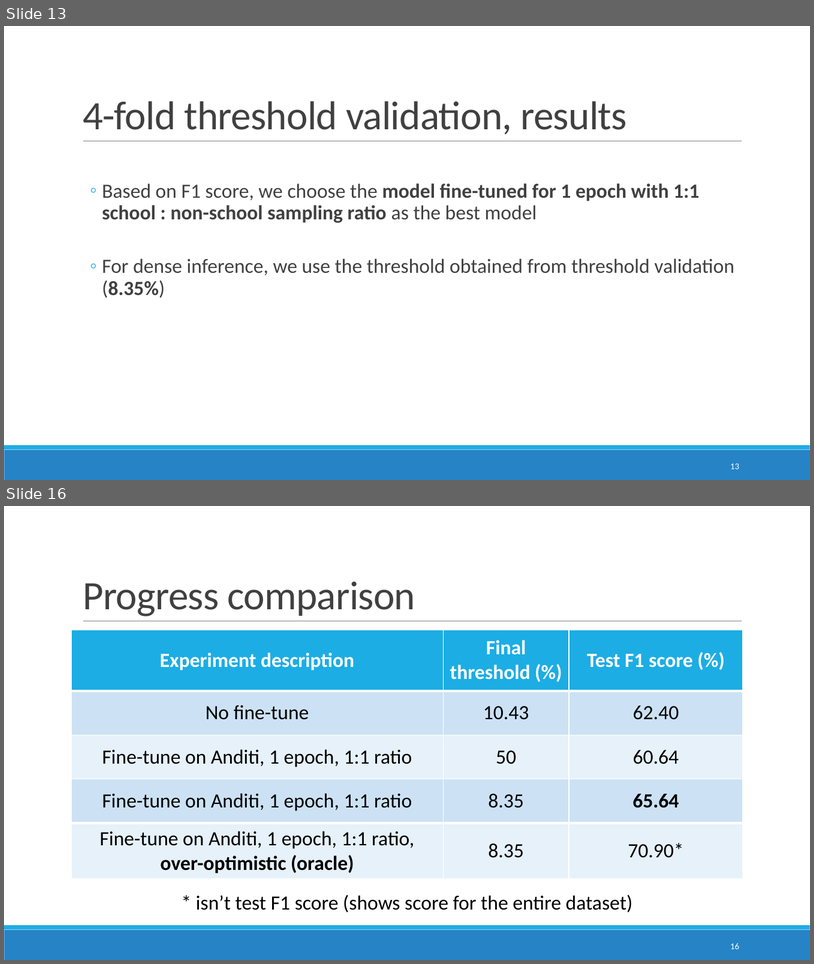
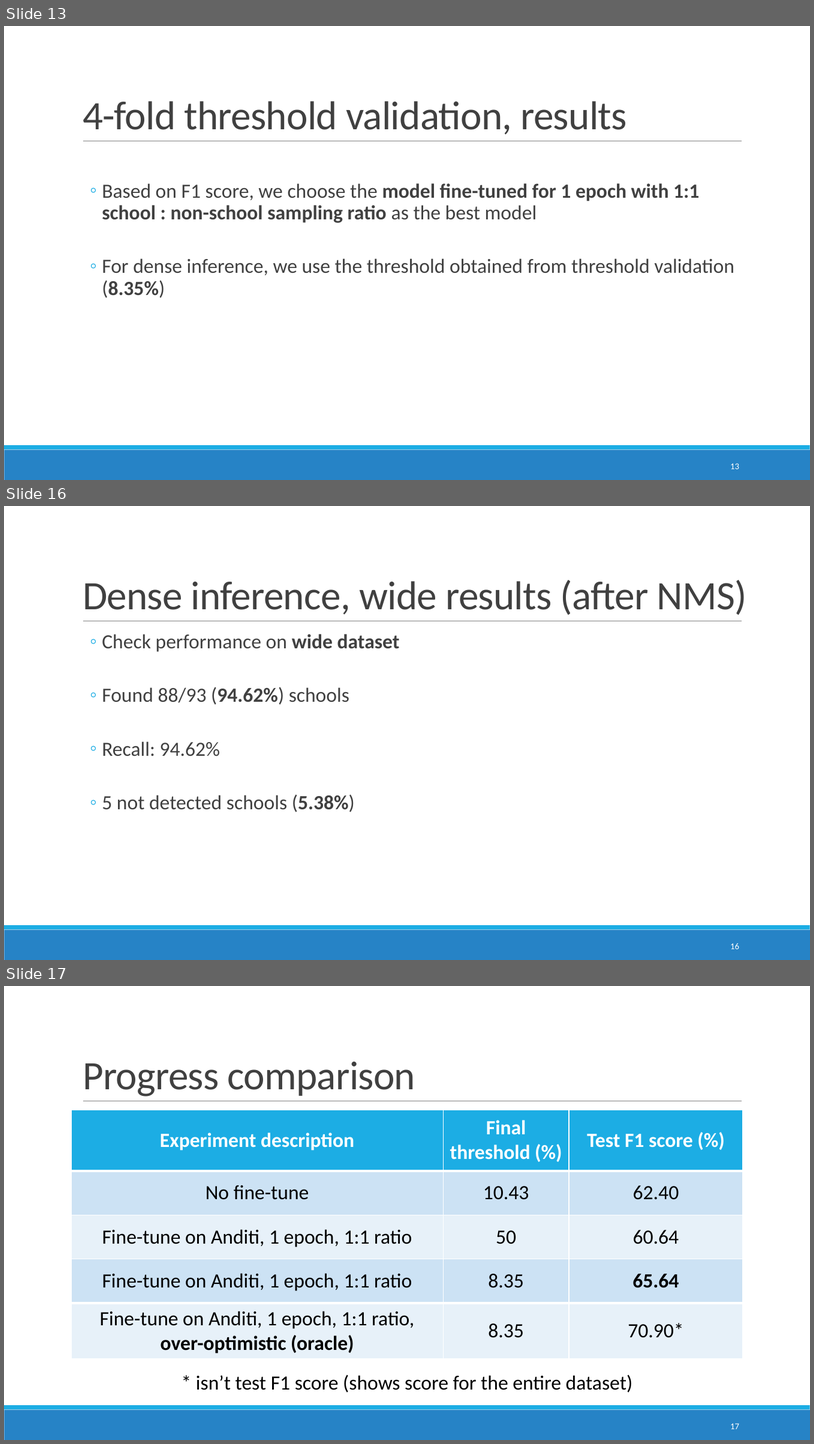
Before and after one commit to DomJamb/school_mapping, a slide deck: presentations/27.2/School mapping in ESRI imagery.pptx. Shown one above the other, each under a label of ours: slides 13 and 16 before the commit, slides 13, 16 and 17 after it; the slides between them are not shown. The pictures are 814x964 and 814x1444 pixels, drawn with LibreOffice and Linux fonts; fonts in the diff are those of the drawing. Boxes give left, top, right and bottom in pixels: in the first picture for what was removed or moved away, otherwise in the second. Text is boxed around its words. In the diff, an @@ line names an element or a change of style, - is before the commit and + after.

Commit message:
add wide recall to presentation

```diff
--- a/presentations/27.2/School mapping in ESRI imagery.pptx
+++ b/presentations/27.2/School mapping in ESRI imagery.pptx
@@ slide 16 added at (4,506,810,960), background #FFFFFF; not listed: 3 template elements that a slide beside it also shows @@
@@ title added at (83,580,747,615), 48 pt, text #404040 @@
+Dense inference, wide results (after NMS)
@@ text added at (102,634,400,812), 24 pt, text #404040 @@
+  ◦ Check performance on wide dataset
+  ◦ Found 88/93 (94.62%) schools
+  ◦ Recall: 94.62%
+  ◦ 5 not detected schools (5.38%)
@@ page number added at (731,943,740,949), 10.5 pt, text #FFFFFF @@
+16
@@ what was slide 16 is now slide 17 @@
@@ page number at (731,1423,740,1429): text changed @@
-16
+17
```
Also in this commit, not shown: 2 slides changed, 1 other file.
